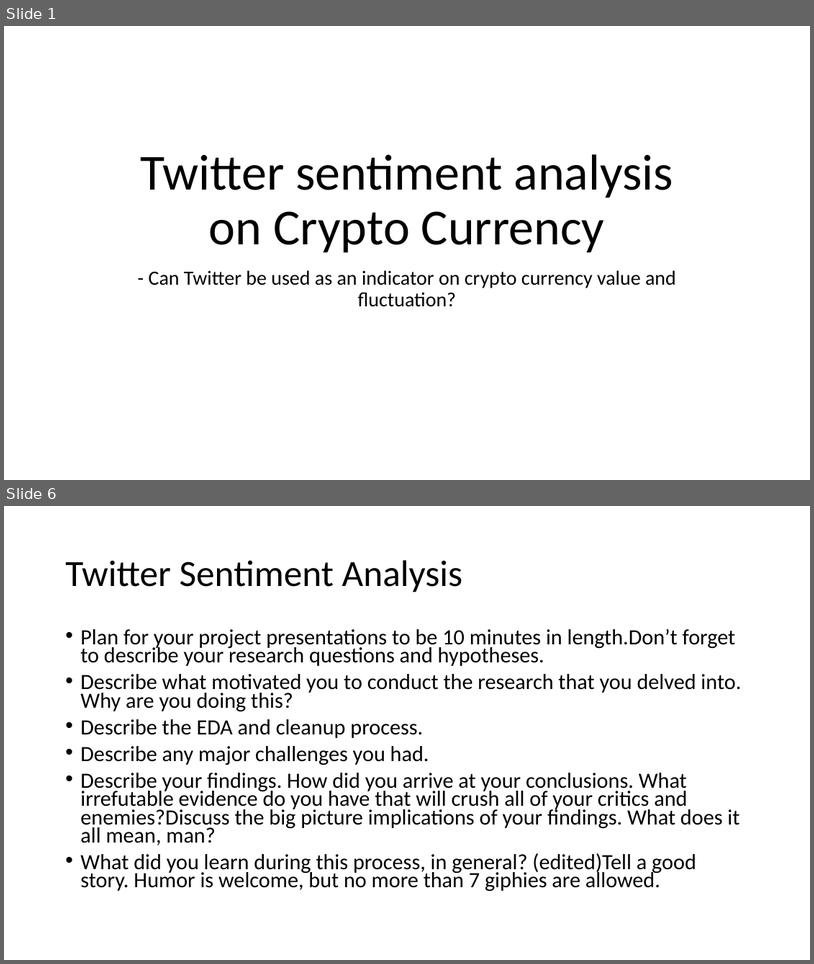
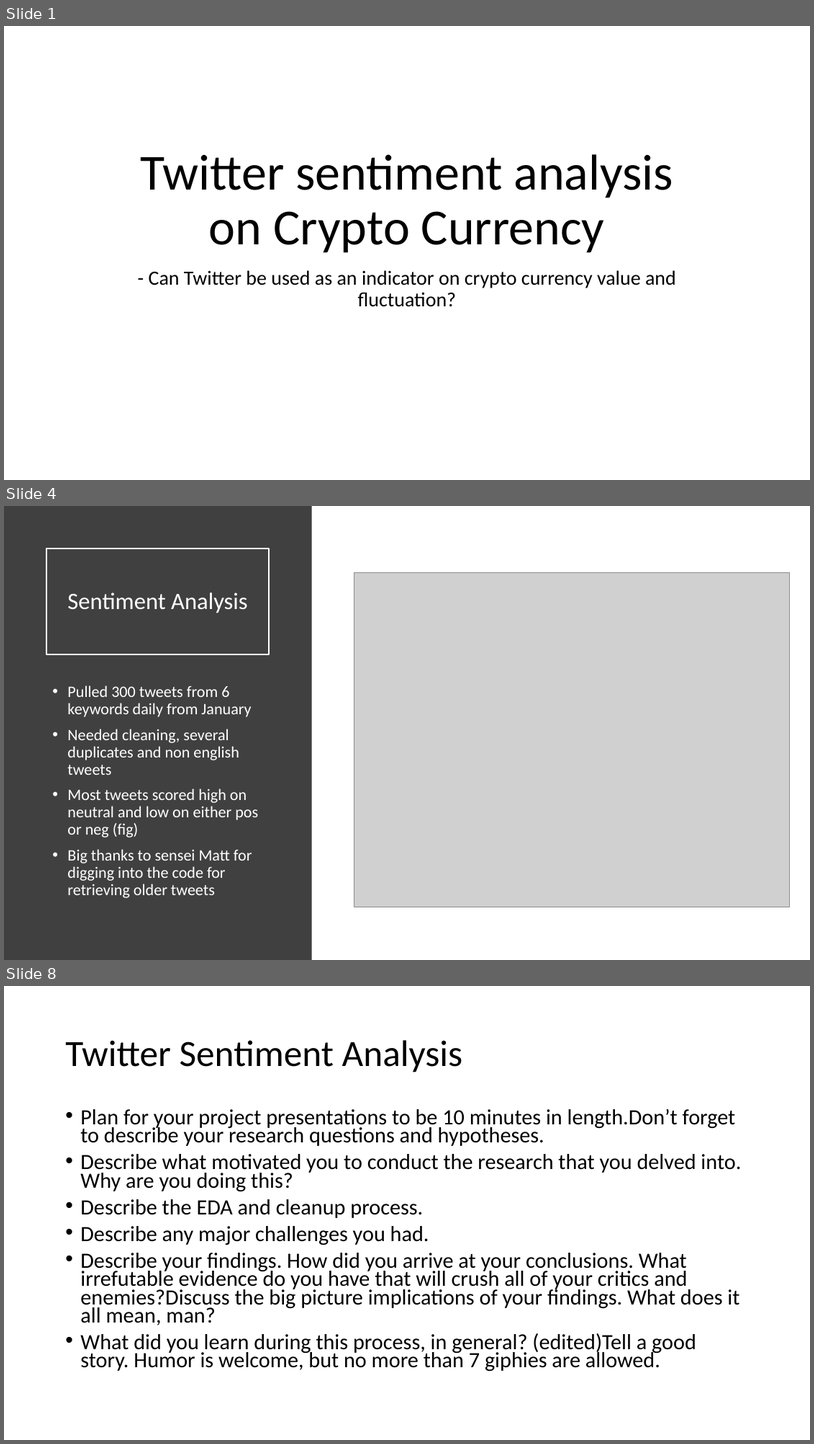
Before and after one commit to Erik-AR/cryptoproject, a slide deck: presentation cyptoproject.pptx. Shown one above the other, each under a label of ours: slides 1 and 6 before the commit, slides 1, 4 and 8 after it; the slides between them are not shown. The pictures are 814x964 and 814x1444 pixels, drawn with LibreOffice and Linux fonts; fonts in the diff are those of the drawing; grey boxes stand for pictures. Boxes give left, top, right and bottom in pixels: in the first picture for what was removed or moved away, otherwise in the second. Text is boxed around its words. In the diff, an @@ line names an element or a change of style, - is before the commit and + after.

```diff
--- a/presentation cyptoproject.pptx
+++ b/presentation cyptoproject.pptx
@@ slide 4 added at <box>4,506,810,960</box>, background #FFFFFF @@
@@ rectangle added at <box>4,506,312,960</box>, fill #404040 @@
@@ title added at <box>46,548,269,654</box>, outline #FFFFFF 1.5 pt, 28 pt, text #FFFFFF @@
+Sentiment Analysis
@@ picture added at <box>354,572,790,906</box> @@
@@ text added at <box>67,685,258,898</box>, 19 pt, text #FFFFFF @@
+• Pulled 300 tweets from 6 keywords daily from January
+• Needed cleaning, several duplicates and non english tweets
+• Most tweets scored high on neutral and low on either pos or neg (fig)
+• Big thanks to sensei Matt for digging into the code for retrieving older tweets
@@ what was slide 6 is now slide 8 @@
```
Also in this commit, not shown: 3 slides changed, 2 other slides added, 1 slide removed, 1 other file.
